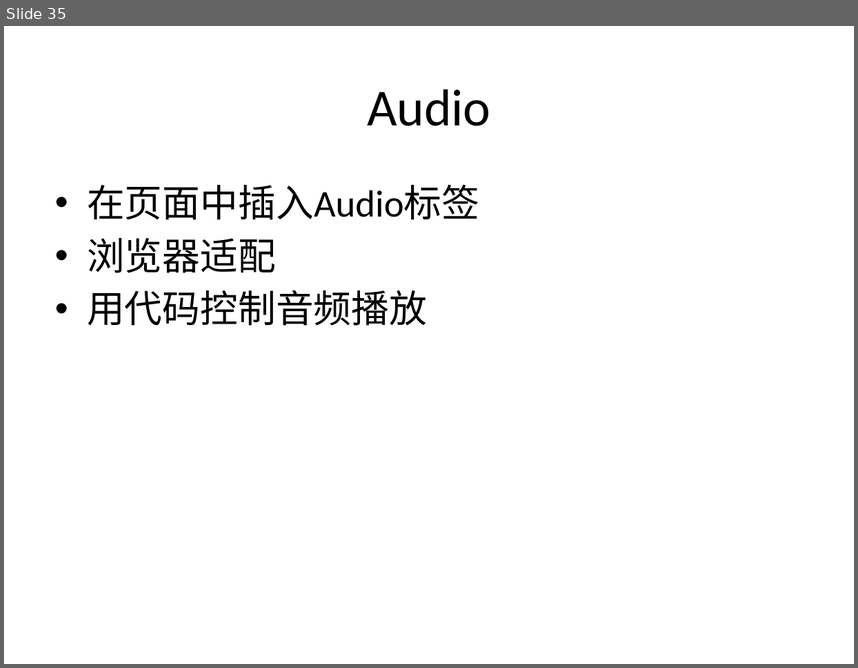
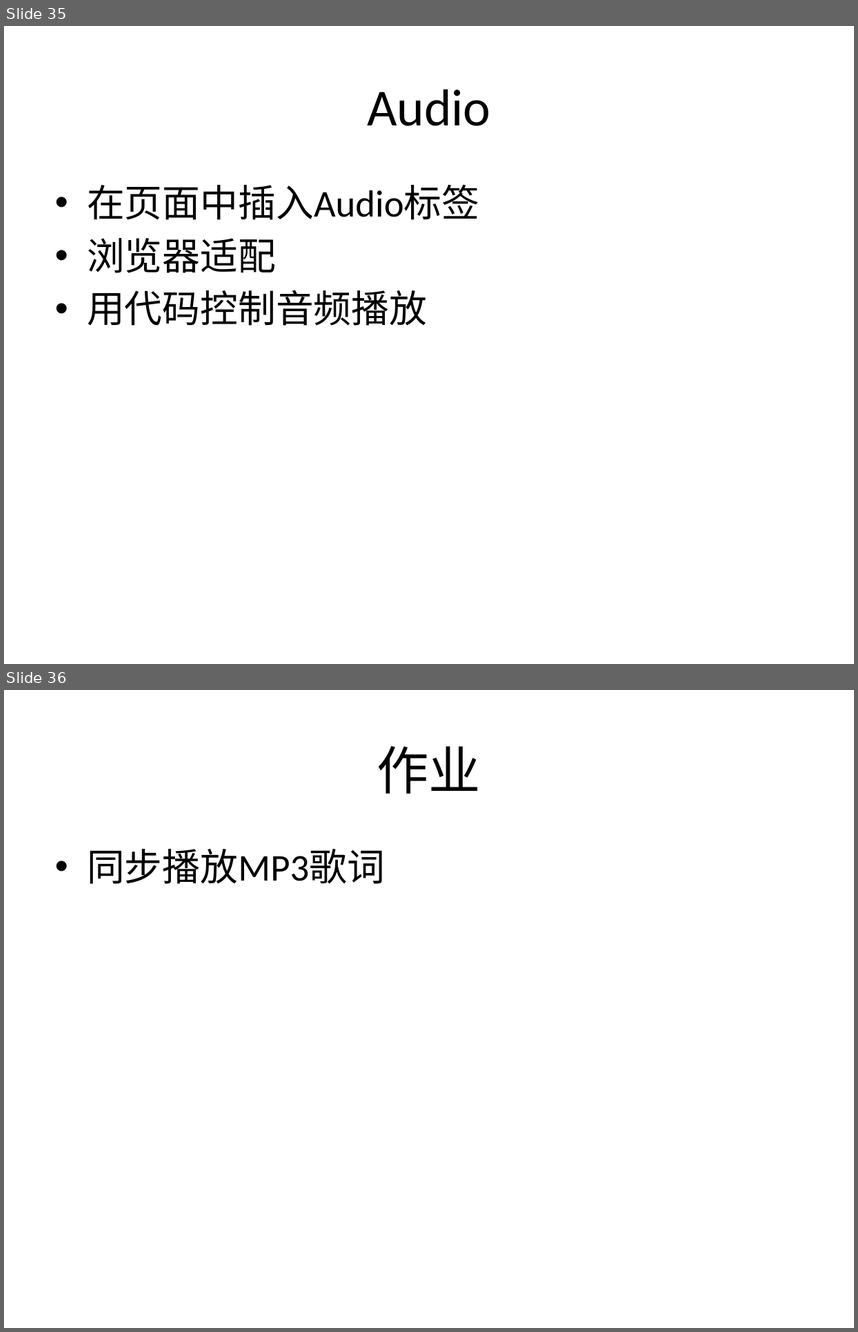
Before and after one commit to plter/HTML5Course20160612, a slide deck: Web前端教学记录.pptx. Shown one above the other, each under a label of ours: slide 35 before the commit, slides 35 and 36 after it. The pictures are 858x668 and 858x1332 pixels, drawn with LibreOffice and Linux fonts; fonts in the diff are those of the drawing. Boxes give left, top, right and bottom in pixels: in the first picture for what was removed or moved away, otherwise in the second. Text is boxed around its words. In the diff, an @@ line names an element or a change of style, - is before the commit and + after.

Commit message:
上传眼睛作业

```diff
--- a/Web前端教学记录.pptx
+++ b/Web前端教学记录.pptx
@@ slide 36 added at (x1=4, y1=690, x2=854, y2=1328), background #FFFFFF @@
@@ title added at (x1=377, y1=746, x2=481, y2=793), 44 pt, text #000000 @@
+作业
@@ text added at (x1=87, y1=849, x2=385, y2=884), 32 pt, text #000000 @@
+• 同步播放MP3歌词
```
Also in this commit, not shown: 4 other files.
